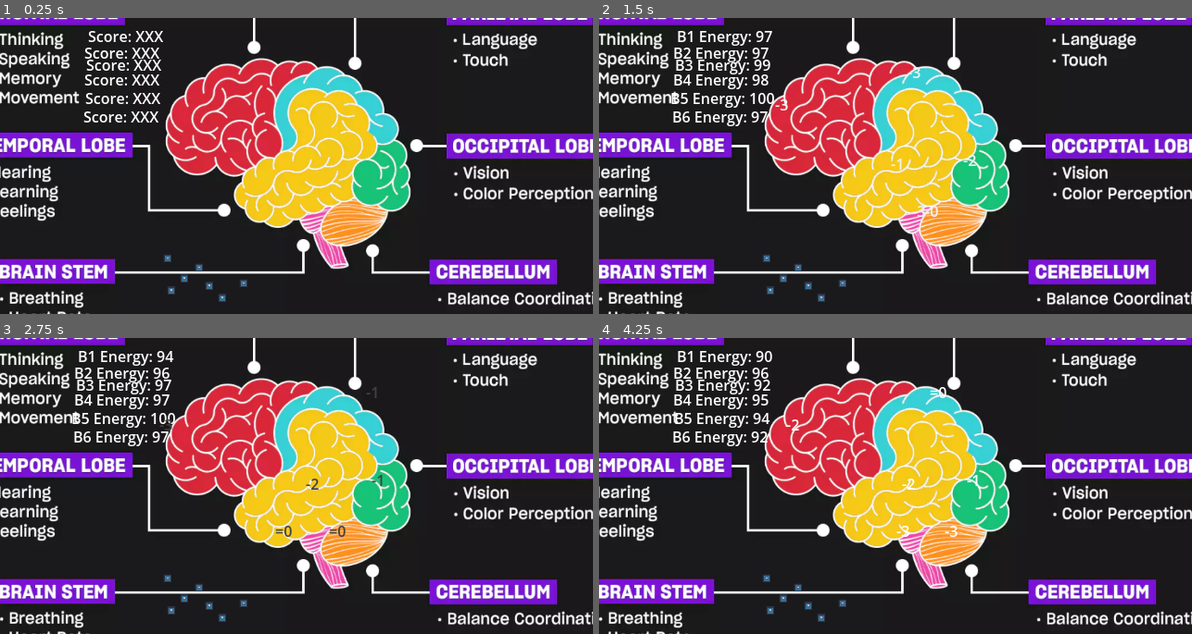
Above: before the commit, frames 1-4 (two rows, left to right).
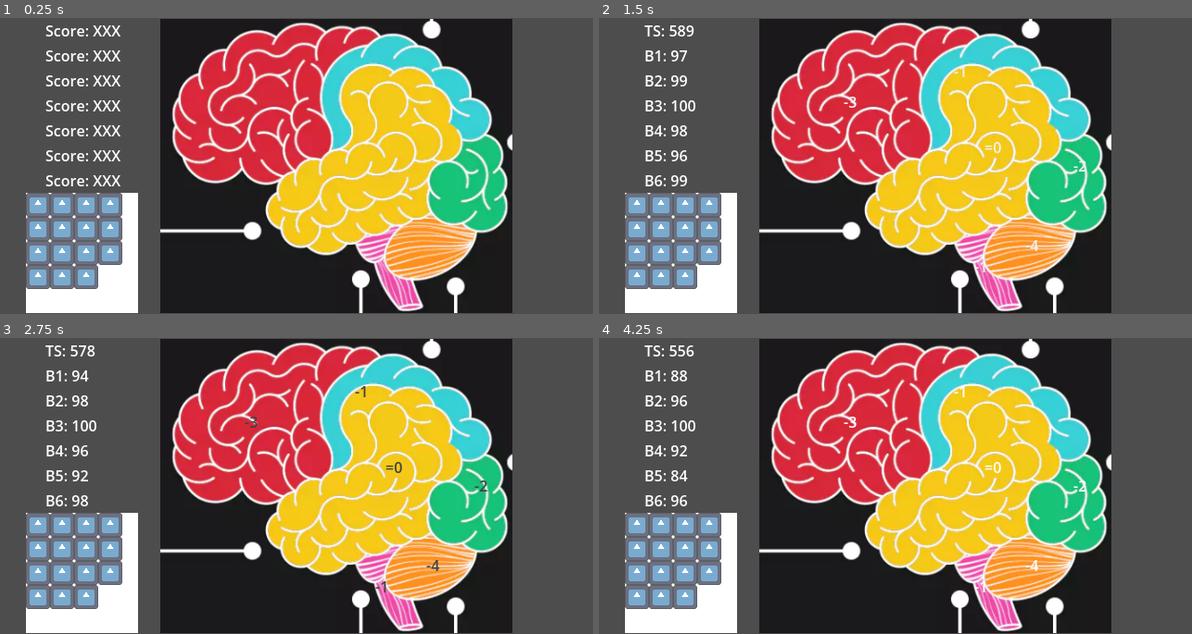
Above: after the commit, the same moments.

Repository: SebastianLRinaldi/DoYouWannaJam2026
Game: Godot game, scene res://root.tscn
Two runs of this game, one before a commit and one after it. Both use one fixed random seed, a clock stepped at 60 frames per second and the inputs below. The engine's default icon, where the game draws it, is replaced by a stand-in: a white triangle on a blue panel in a dark square.
Inputs (mouse positions are in pixels of both pictures, inside the frame that each line leads up to):
- Up to frame 1 (0.25 s): no input
- Up to frame 2 (1.5 s): tap Enter at 0.5 s; move the mouse to (723, 35) at 0.52 s; click (723, 35) at 0.67 s; move the mouse to (676, 23) at 1.27 s; click (676, 23) at 1.42 s
- Up to frame 3 (2.75 s): move the mouse to (124, 373) at 2.02 s; click (124, 373) at 2.17 s
- Up to frame 4 (4.25 s): move the mouse to (676, 361) at 2.77 s; click (676, 361) at 2.92 s; move the mouse to (723, 385) at 3.52 s; click (723, 385) at 3.67 s

The runs differ from the first frame. In frame 1, 75% of the frame differs, in the area x 0-100%, y 0-100%; in frame 2, 75%; in frame 3, 75%; in frame 4, 75%.

Commit message:
fixed for some more dynamic things

Diff:
--- a/root.gd
+++ b/root.gd
@@ -1,5 +1,7 @@
 extends Node2D
 @export var zones: Array[BrainZone]
+
+@onready var total_score: ScoreLabel = %TotalScore
 
 @onready var fl_score: ScoreLabel = %FLScore
 @onready var fl_score_2: ScoreLabel = %FLScore2
@@ -8,15 +10,31 @@
 @onready var fl_score_5: ScoreLabel = %FLScore5
 @onready var fl_score_6: ScoreLabel = %FLScore6
 
+@onready var eletrode_container: Node2D = %EletrodeContainer
+
+const ELECTRODE = preload("uid://bx35ptbx7ue23")
+
+var electrode_count = 15
 
 var total_points = 100
 var points_removed
 
-signal update_energy
 
 # Called when the node enters the scene tree for the first time.
 func _ready() -> void:
-	pass
+	var x = 0
+	var y = 0
+	var x_offset = 13
+	var y_offset = 13
+	for temp_idx in range(electrode_count):
+		var ET = ELECTRODE.instantiate()
+		eletrode_container.add_child(ET)
+		ET.position = Vector2(26*x+x_offset, 26*y+y_offset)
+		x += 1
+		if x >= 4:
+			y += 1
+			x = 0
+
 
 
 # Called every frame. 'delta' is the elapsed time since the previous frame.
@@ -25,12 +43,19 @@
 
 
 func _on_timer_timeout() -> void:
-	zones[0].calc_engery(randi_range(0,3))
-	zones[1].calc_engery(randi_range(0,3))
-	zones[2].calc_engery(randi_range(0,3))
-	zones[3].calc_engery(randi_range(0,3))
-	zones[4].calc_engery(randi_range(0,3))
-	zones[5].calc_engery(randi_range(0,3))
+	#zones[0].calc_engery(randi_range(0,3))
+	#zones[1].calc_engery(randi_range(0,3))
+	#zones[2].calc_engery(randi_range(0,3))
+	#zones[3].calc_engery(randi_range(0,3))
+	#zones[4].calc_engery(randi_range(0,3))
+	#zones[5].calc_engery(randi_range(0,3))
+
+	zones[0].calc_engery(3)
+	zones[1].calc_engery(1)
+	zones[2].calc_engery(0)
+	zones[3].calc_engery(2)
+	zones[4].calc_engery(4)
+	zones[5].calc_engery(1)
 
 	fl_score.update_score("B1", zones[0].energy)
 	fl_score_2.update_score("B2", zones[1].energy)
@@ -39,6 +64,7 @@
 	fl_score_5.update_score("B5", zones[4].energy)
 	fl_score_6.update_score("B6", zones[5].energy)
 
-
-	#for zone in zones:
-		#zone.calc_engery(2)
+	var total = 0
+	for zone in zones:
+		total += zone.energy
+	total_score.update_score("TS", total)
--- a/root.tscn
+++ b/root.tscn
@@ -3,151 +3,147 @@
 [ext_resource type="Script" uid="uid://c1bj2pb7fxvgj" path="res://root.gd" id="1_jnlp7"]
 [ext_resource type="Texture2D" uid="uid://b8npn0b68pipu" path="res://brain_temp.png" id="1_vvh5c"]
 [ext_resource type="PackedScene" uid="uid://cynmgy21bkq3b" path="res://seb_test/score_label.tscn" id="2_pyidc"]
-[ext_resource type="PackedScene" uid="uid://bx35ptbx7ue23" path="res://seb_test/electrode.tscn" id="4_28aoi"]
 [ext_resource type="PackedScene" uid="uid://8o08tf8mnoc7" path="res://seb_test/brain_zone.tscn" id="4_jnlp7"]
+[ext_resource type="PackedScene" uid="uid://3xggxi4t0i6n" path="res://seb_test/floating_score_label.tscn" id="5_jnlp7"]
+
+[sub_resource type="AtlasTexture" id="AtlasTexture_jnlp7"]
+atlas = ExtResource("1_vvh5c")
+region = Rect2(288.3191, 99.07451, 396.82977, 331.28192)
 
 [node name="Root" type="Node2D" unique_id=1361942033 node_paths=PackedStringArray("zones")]
 script = ExtResource("1_jnlp7")
 zones = [NodePath("BrainZone"), NodePath("BrainZone2"), NodePath("BrainZone3"), NodePath("BrainZone4"), NodePath("BrainZone5"), NodePath("BrainZone6")]
 
 [node name="BrainTemp" type="Sprite2D" parent="." unique_id=922941903]
-position = Vector2(348.9206, 192.5625)
-scale = Vector2(0.6992397, 0.70150274)
-texture = ExtResource("1_vvh5c")
+position = Vector2(363, 160)
+scale = Vector2(0.95742476, 0.96052337)
+texture = SubResource("AtlasTexture_jnlp7")
+metadata/_edit_lock_ = true
 
-[node name="FLScore" parent="." unique_id=676694139 instance=ExtResource("2_pyidc")]
+[node name="VBoxContainer" type="VBoxContainer" parent="." unique_id=1658836464]
+offset_left = 49.0
+offset_top = 2.0
+offset_right = 131.0
+offset_bottom = 187.0
+alignment = 1
+
+[node name="TotalScore" parent="VBoxContainer" unique_id=676694139 instance=ExtResource("2_pyidc")]
 unique_name_in_owner = true
-offset_left = 127.0
-offset_top = 37.0
-offset_right = 209.0
-offset_bottom = 60.0
+layout_mode = 2
 text = "Score: XXX"
 fit_content = true
 autowrap_mode = 0
-horizontal_alignment = 1
 vertical_alignment = 1
 
-[node name="FLScore2" parent="." unique_id=1206257340 instance=ExtResource("2_pyidc")]
+[node name="FLScore" parent="VBoxContainer" unique_id=1435402187 instance=ExtResource("2_pyidc")]
 unique_name_in_owner = true
-offset_left = 123.0
-offset_top = 55.0
-offset_right = 205.0
-offset_bottom = 78.0
+layout_mode = 2
 text = "Score: XXX"
 fit_content = true
 autowrap_mode = 0
-horizontal_alignment = 1
 vertical_alignment = 1
 
-[node name="FLScore3" parent="." unique_id=988155399 instance=ExtResource("2_pyidc")]
+[node name="FLScore2" parent="VBoxContainer" unique_id=1206257340 instance=ExtResource("2_pyidc")]
 unique_name_in_owner = true
-offset_left = 125.0
-offset_top = 68.0
-offset_right = 207.0
-offset_bottom = 91.0
+layout_mode = 2
 text = "Score: XXX"
 fit_content = true
 autowrap_mode = 0
-horizontal_alignment = 1
 vertical_alignment = 1
 
-[node name="FLScore4" parent="." unique_id=626233664 instance=ExtResource("2_pyidc")]
+[node name="FLScore3" parent="VBoxContainer" unique_id=988155399 instance=ExtResource("2_pyidc")]
 unique_name_in_owner = true
-offset_left = 123.0
-offset_top = 84.0
-offset_right = 205.0
-offset_bottom = 107.0
+layout_mode = 2
 text = "Score: XXX"
 fit_content = true
 autowrap_mode = 0
-horizontal_alignment = 1
 vertical_alignment = 1
 
-[node name="FLScore5" parent="." unique_id=1278262425 instance=ExtResource("2_pyidc")]
+[node name="FLScore4" parent="VBoxContainer" unique_id=626233664 instance=ExtResource("2_pyidc")]
 unique_name_in_owner = true
-offset_left = 124.0
-offset_top = 104.0
-offset_right = 206.0
-offset_bottom = 127.0
+layout_mode = 2
 text = "Score: XXX"
 fit_content = true
 autowrap_mode = 0
-horizontal_alignment = 1
 vertical_alignment = 1
 
-[node name="FLScore6" parent="." unique_id=2073635822 instance=ExtResource("2_pyidc")]
+[node name="FLScore5" parent="VBoxContainer" unique_id=1278262425 instance=ExtResource("2_pyidc")]
 unique_name_in_owner = true
-offset_left = 122.0
-offset_top = 124.0
-offset_right = 204.0
-offset_bottom = 147.0
+layout_mode = 2
 text = "Score: XXX"
 fit_content = true
 autowrap_mode = 0
-horizontal_alignment = 1
 vertical_alignment = 1
 
-[node name="Electrode" parent="." unique_id=1758843033 instance=ExtResource("4_28aoi")]
-position = Vector2(257.92056, 318.5625)
-
-[node name="BrainZone" parent="." unique_id=3999878 instance=ExtResource("4_jnlp7")]
-position = Vector2(244.92056, 133.56248)
-
-[node name="CollisionPolygon2D" type="CollisionPolygon2D" parent="BrainZone" unique_id=903504813]
-polygon = PackedVector2Array(127, -50, 102, -38, 82, -22, 81, -2, 83, 11, 87, 18, 90, 27, 89, 39, 81, 44, 63, 49, 61, 55, 54, 55, 48, 62, 43, 63, 32, 62, 21, 52, 10, 62, -6, 63, -19, 55, -32, 35, -33, 15, -30, 0, -22, -14, -13, -20, -8, -30, 1, -37, 9, -39, 22, -50, 35, -52, 47, -48, 64, -59, 77, -57, 85, -52, 99, -57, 108, -55, 119, -56)
-
-[node name="BrainZone2" parent="." unique_id=353771261 instance=ExtResource("4_jnlp7")]
-position = Vector2(396.92056, 98.562485)
-
-[node name="CollisionPolygon2D" type="CollisionPolygon2D" parent="BrainZone2" unique_id=1729466368]
-polygon = PackedVector2Array(38, 56, 44, 62, 50, 66, 64, 59, 64, 42, 49, 32, 43, 17, 29, 9, 17, -3, 6, -9, -9, -16, -22, -13, -28, -8, -36, -6, -63, 13, -66, 21, -66, 43, -59, 64, -60, 74, -52, 70, -47, 61, -47, 55, -53, 43, -55, 31, -52, 19, -44, 10, -32, 5, -18, 5, -12, 10, -4, 8, 4, 8, 15, 14, 21, 24, 28, 29, 33, 38, 34, 47)
-
-[node name="BrainZone3" parent="." unique_id=870899028 instance=ExtResource("4_jnlp7")]
-position = Vector2(362.92056, 197.56248)
-
-[node name="CollisionPolygon2D" type="CollisionPolygon2D" parent="BrainZone3" unique_id=1180570022]
-polygon = PackedVector2Array(-35, -15, -50, -15, -56, -8, -65, -6, -71, 9, -76, 16, -76, 28, -67, 37, -65, 46, -46, 51, -32, 57, -16, 50, -7, 47, 1, 41, 20, 34, 33, 31, 49, 26, 49, 19, 46, 4, 49, -7, 54, -16, 64, -18, 72, -24, 75, -32, 65, -45, 63, -65, 52, -75, 37, -89, 25, -86, 21, -85, 1, -90, -13, -80, -18, -69, -15, -54, -8, -42, -10, -29, -18, -23, -25, -23, -31, -19)
-
-[node name="BrainZone4" parent="." unique_id=1169241009 instance=ExtResource("4_jnlp7")]
-position = Vector2(443.92056, 193.56248)
-
-[node name="CollisionPolygon2D" type="CollisionPolygon2D" parent="BrainZone4" unique_id=1854902719]
-polygon = PackedVector2Array(-3, -27, -7, -17, -13, -11, -21, -10, -26, -6, -30, 1, -29, 13, -28, 28, -17, 36, -4, 36, 10, 43, 19, 40, 29, 29, 27, 14, 29, 4, 23, -6, 26, -20, 21, -27, 14, -31, 5, -27)
-
-[node name="BrainZone5" parent="." unique_id=1230116533 instance=ExtResource("4_jnlp7")]
-position = Vector2(409.92056, 248.56248)
-
-[node name="CollisionPolygon2D" type="CollisionPolygon2D" parent="BrainZone5" unique_id=1549436727]
-polygon = PackedVector2Array(5, -24, -8, -19, -19, -15, -24, -6, -29, 2, -30, 9, -28, 17, -22, 21, -14, 24, -4, 26, 9, 23, 17, 20, 23, 14, 31, 8, 37, 2, 42, -9, 35, -13, 29, -16, 23, -16, 17, -16, 9, -18)
-
-[node name="BrainZone6" parent="." unique_id=17587858 instance=ExtResource("4_jnlp7")]
-position = Vector2(366.92056, 248.56248)
-
-[node name="CollisionPolygon2D" type="CollisionPolygon2D" parent="BrainZone6" unique_id=146113266]
-polygon = PackedVector2Array(11, 10, 11, 17, 15, 21, 21, 25, 33, 29, 37, 42, 40, 49, 28, 50, 18, 44, 11, 33, 7, 19, 3, 12, -5, 8, -10, 2, -10, -2, -6, -6, -2, -8, 9.490807, -8.796322, 15, -11, 19, -15, 20, -12, 14, -6, 12, 3)
-
-[node name="Electrode2" parent="." unique_id=1917769275 instance=ExtResource("4_28aoi")]
-position = Vector2(213, 289)
-
-[node name="Electrode3" parent="." unique_id=116748918 instance=ExtResource("4_28aoi")]
-position = Vector2(247, 299)
-
-[node name="Electrode4" parent="." unique_id=1418945681 instance=ExtResource("4_28aoi")]
-position = Vector2(295, 316)
-
-[node name="Electrode5" parent="." unique_id=1712858312 instance=ExtResource("4_28aoi")]
-position = Vector2(216.92056, 323.5625)
-
-[node name="Electrode6" parent="." unique_id=1430068443 instance=ExtResource("4_28aoi")]
-position = Vector2(271.92056, 331.5625)
-
-[node name="Electrode7" parent="." unique_id=113829202 instance=ExtResource("4_28aoi")]
-position = Vector2(230.92056, 310.5625)
+[node name="FLScore6" parent="VBoxContainer" unique_id=2073635822 instance=ExtResource("2_pyidc")]
+unique_name_in_owner = true
+layout_mode = 2
+text = "Score: XXX"
+fit_content = true
+autowrap_mode = 0
+vertical_alignment = 1
 
 [node name="Timer" type="Timer" parent="." unique_id=857581948]
 autostart = true
 
 [node name="Camera2D" type="Camera2D" parent="." unique_id=129266971]
-position = Vector2(352, 189)
+position = Vector2(320, 160)
+
+[node name="EletrodeContainer" type="Node2D" parent="." unique_id=594074508]
+unique_name_in_owner = true
+position = Vector2(28, 189)
+
+[node name="ColorRect" type="ColorRect" parent="EletrodeContainer" unique_id=2001571162]
+offset_right = 121.0
+offset_bottom = 129.62317
+mouse_filter = 2
+
+[node name="BrainZone" parent="." unique_id=3999878 instance=ExtResource("4_jnlp7")]
+
+[node name="FloatingScoreLabel" parent="BrainZone" unique_id=168567885 instance=ExtResource("5_jnlp7")]
+position = Vector2(264, 79)
+
+[node name="CollisionPolygon2D" type="CollisionPolygon2D" parent="BrainZone" unique_id=1533514274]
+polygon = PackedVector2Array(342, 82, 344, 61, 354, 48, 370, 34, 392, 25, 403, 20, 384, 16, 350, 17, 328, 14, 268, 21, 225, 49, 203, 74, 194, 103, 191, 137, 204, 156, 226, 169, 261, 157, 283, 173, 305, 168, 323, 150, 346, 142, 353, 123, 343, 101)
+
+[node name="BrainZone2" parent="." unique_id=1432211447 instance=ExtResource("4_jnlp7")]
+
+[node name="FloatingScoreLabel" parent="BrainZone2" unique_id=82999669 instance=ExtResource("5_jnlp7")]
+position = Vector2(383, 46)
+
+[node name="CollisionPolygon2D" type="CollisionPolygon2D" parent="BrainZone2" unique_id=892175859]
+polygon = PackedVector2Array(361, 139, 360, 123, 356, 110, 351, 100, 350, 82, 360, 55, 382, 37, 402, 29, 426, 23, 452, 35, 469, 47, 480, 58, 496, 63, 503, 81, 514, 94, 523, 104, 523, 117, 513, 128, 500, 124, 489, 111, 491, 89, 473, 71, 465, 59, 448, 50, 425, 54, 410, 47, 383, 50, 373, 60, 366, 73, 363, 87, 369, 105, 375, 116, 376, 128, 370, 135)
+
+[node name="BrainZone3" parent="." unique_id=1264638005 instance=ExtResource("4_jnlp7")]
+
+[node name="FloatingScoreLabel" parent="BrainZone3" unique_id=350827634 instance=ExtResource("5_jnlp7")]
+position = Vector2(416, 128)
+
+[node name="CollisionPolygon2D" type="CollisionPolygon2D" parent="BrainZone3" unique_id=904604151]
+polygon = PackedVector2Array(389, 60, 403, 55, 419, 65, 443, 57, 463, 73, 478, 89, 480, 111, 490, 126, 489, 141, 481, 150, 462, 159, 457, 173, 456, 192, 458, 207, 448, 212, 434, 220, 417, 218, 410, 228, 396, 228, 384, 238, 366, 240, 361, 248, 346, 251, 333, 240, 318, 242, 308, 228, 297, 219, 293, 205, 298, 194, 308, 176, 318, 169, 329, 162, 340, 157, 353, 155, 361, 148, 373, 149, 381, 134, 385, 111, 376, 102, 372, 84, 374, 73, 380, 67)
+
+[node name="BrainZone4" parent="." unique_id=628636662 instance=ExtResource("4_jnlp7")]
+
+[node name="FloatingScoreLabel" parent="BrainZone4" unique_id=690667430 instance=ExtResource("5_jnlp7")]
+position = Vector2(512, 148)
+
+[node name="CollisionPolygon2D" type="CollisionPolygon2D" parent="BrainZone4" unique_id=1208704948]
+polygon = PackedVector2Array(502, 135, 517, 135, 523, 129, 535, 138, 537, 149, 535, 159, 539, 169, 542, 181, 539, 189, 543, 197, 542, 208, 536, 220, 525, 226, 511, 226, 501, 217, 489, 218, 476, 213, 468, 204, 465, 194, 466, 181, 468, 170, 476, 161, 486, 158, 494, 152, 499, 144)
+
+[node name="BrainZone5" parent="." unique_id=563041018 instance=ExtResource("4_jnlp7")]
+
+[node name="FloatingScoreLabel" parent="BrainZone5" unique_id=638343944 instance=ExtResource("5_jnlp7")]
+position = Vector2(460, 234)
+
+[node name="CollisionPolygon2D" type="CollisionPolygon2D" parent="BrainZone5" unique_id=1828832147]
+polygon = PackedVector2Array(465, 213, 455, 222, 442, 225, 432, 234, 423, 247, 421, 260, 423, 270, 434, 276, 451, 279, 467, 276, 481, 270, 490, 263, 500, 252, 506, 240, 506, 232, 498, 225, 484, 226, 471, 223)
+
+[node name="BrainZone6" parent="." unique_id=1346384142 instance=ExtResource("4_jnlp7")]
+
+[node name="FloatingScoreLabel" parent="BrainZone6" unique_id=185703607 instance=ExtResource("5_jnlp7")]
+position = Vector2(405, 257)
+
+[node name="CollisionPolygon2D" type="CollisionPolygon2D" parent="BrainZone6" unique_id=589757669]
+polygon = PackedVector2Array(426, 228, 420, 235, 414, 245, 411, 257, 413, 267, 422, 279, 435, 283, 443, 286, 447, 298, 452, 310, 442, 313, 432, 311, 424, 301, 416, 289, 409, 272, 405, 264, 397, 260, 390, 251, 386, 244, 397, 237, 407, 237, 417, 233, 423, 227)
 
 [connection signal="timeout" from="Timer" to="." method="_on_timer_timeout"]
--- a/seb_test/brain_zone.gd
+++ b/seb_test/brain_zone.gd
@@ -1,7 +1,8 @@
 class_name BrainZone
 extends Area2D
 
-@onready var floating_score_label: FloatingScoreLabel = %FloatingScoreLabel
+@onready var floating_score_label: FloatingScoreLabel = $FloatingScoreLabel
+
 
 var energy = 100
 var connected_nodes = []
@@ -31,13 +32,13 @@
 
 func float_points(points:int, sign:String):
 	floating_score_label.add_floating_label(sign + str(points))
-	floating_score_label.text = str(energy)
+	#floating_score_label.text = str(energy)
 
-func _on_area_entered(area: Area2D) -> void:
+func _on_area_entered(area: Electrode) -> void:
 	#print(self, "entered")
 	connected_nodes.append(area)
 
 
-func _on_area_exited(area: Area2D) -> void:
+func _on_area_exited(area: Electrode) -> void:
 	#print(self, "exited")
 	connected_nodes.erase(area)
--- a/seb_test/brain_zone.tscn
+++ b/seb_test/brain_zone.tscn
@@ -1,13 +1,9 @@
 [gd_scene format=3 uid="uid://8o08tf8mnoc7"]
 
 [ext_resource type="Script" uid="uid://wt5e3vc414mk" path="res://seb_test/brain_zone.gd" id="1_sr5a5"]
-[ext_resource type="PackedScene" uid="uid://3xggxi4t0i6n" path="res://seb_test/floating_score_label.tscn" id="2_w7syh"]
 
 [node name="BrainZone" type="Area2D" unique_id=3999878]
 script = ExtResource("1_sr5a5")
-
-[node name="FloatingScoreLabel" parent="." unique_id=2029776562 instance=ExtResource("2_w7syh")]
-unique_name_in_owner = true
 
 [connection signal="area_entered" from="." to="." method="_on_area_entered"]
 [connection signal="area_exited" from="." to="." method="_on_area_exited"]
--- a/seb_test/electrode.gd
+++ b/seb_test/electrode.gd
@@ -1,9 +1,12 @@
-extends Node2D
+class_name Electrode
+extends Area2D
 @onready var floating_score_label: FloatingScoreLabel = %FloatingScoreLabel
 
+@onready var mouse_area_2d: Area2D = %MouseArea2D
 
 var selected = false
 var mouse_offset = Vector2(0, 0)
+
 
 
 func _process(delta):
@@ -19,8 +22,7 @@
 	floating_score_label.add_floating_label(str(points))
 
 
-
-func _on_input_event(viewport: Node, event: InputEvent, shape_idx: int) -> void:
+func _on_mouse_area_2d_input_event(viewport: Node, event: InputEvent, shape_idx: int) -> void:
 	if event is InputEventMouseButton and event.button_index == MOUSE_BUTTON_LEFT:
 		if event.pressed:
 			mouse_offset = position - get_global_mouse_position()
--- a/seb_test/electrode.tscn
+++ b/seb_test/electrode.tscn
@@ -5,7 +5,10 @@
 [ext_resource type="Texture2D" uid="uid://j6haidynkg8t" path="res://icon.svg" id="2_qca1a"]
 
 [sub_resource type="CircleShape2D" id="CircleShape2D_pst50"]
-radius = 5.0
+radius = 1.0
+
+[sub_resource type="CircleShape2D" id="CircleShape2D_gx3r7"]
+radius = 15.033297
 
 [node name="Electrode" type="Area2D" unique_id=1752233141]
 script = ExtResource("1_5y8qt")
@@ -14,21 +17,18 @@
 shape = SubResource("CircleShape2D_pst50")
 
 [node name="FloatingScoreLabel" parent="." unique_id=2029776562 instance=ExtResource("2_pst50")]
-unique_name_in_owner = true
-anchors_preset = 8
-anchor_left = 0.5
-anchor_top = 0.5
-anchor_right = 0.5
-anchor_bottom = 0.5
-offset_left = -0.5
-offset_right = 0.5
 
 [node name="Sprite2D" type="Sprite2D" parent="." unique_id=522057051]
 modulate = Color(1, 1, 1, 0.7294118)
-position = Vector2(0, -1.9073486e-06)
-scale = Vector2(0.0703125, 0.0703125)
+position = Vector2(1.5795231e-06, -3.427267e-07)
+scale = Vector2(0.20312501, 0.203125)
 texture = ExtResource("2_qca1a")
 
-[connection signal="area_entered" from="." to="." method="_on_area_entered"]
-[connection signal="area_exited" from="." to="." method="_on_area_exited"]
-[connection signal="input_event" from="." to="." method="_on_input_event"]
+[node name="MouseArea2D" type="Area2D" parent="." unique_id=127795579]
+unique_name_in_owner = true
+z_as_relative = false
+
+[node name="CollisionShape2D2" type="CollisionShape2D" parent="MouseArea2D" unique_id=1193703021]
+shape = SubResource("CircleShape2D_gx3r7")
+
+[connection signal="input_event" from="MouseArea2D" to="." method="_on_mouse_area_2d_input_event"]
--- a/seb_test/floating_score_label.gd
+++ b/seb_test/floating_score_label.gd
@@ -1,5 +1,5 @@
 class_name FloatingScoreLabel
-extends RichTextLabel
+extends Marker2D
 
 @export var fade_color: Color
 var tween : Tween
@@ -11,10 +11,11 @@
 	float_label.horizontal_alignment = HORIZONTAL_ALIGNMENT_CENTER
 	float_label.z_index = 10
 	float_label.top_level = true
-	float_label.global_position = self.global_position #+ Vector2(50,10)
-	float_label.global_position.x -= float_label.size.x/2.0
-	float_label.global_position.y -= float_label.size. y
-	add_child(float_label)
+	#float_label.global_position = self.global_position #+ Vector2(50,10)
+	#float_label.global_position.x -= float_label.size.x/2.0
+	#float_label.global_position.y -= float_label.size. y
+	float_label.global_position = self.global_position
+	self.add_child(float_label)
 
 	# speed up the previous animation (if any)
 	if tween and tween.is_running():
@@ -24,13 +25,13 @@
 	tween.set_parallel(true) # all parallel by default now
 
 	# Move the float_label up and on a random side
-	var x = randf_range(-50, 50)
-	var y = 0
+	#var x = 0 #randf_range(-50, 50)
+	#var y = 0
 
-	tween. tween_property(float_label, "position:x", x, 1.0).as_relative()
+	#tween. tween_property(float_label, "position:x", x, 1.0).as_relative()
 
 	tween. set_trans (Tween. TRANS_CUBIC) . set_ease(Tween. EASE_IN)
-	tween. tween_property(float_label, "position:y", y, 1.0).as_relative()
+	#tween. tween_property(float_label, "position:y", y, 1.0).as_relative()
 
 	# Change the float_label color and fade it out
 	tween. set_trans (Tween. TRANS_SINE) . set_ease (Tween. EASE_OUT)
--- a/seb_test/floating_score_label.tscn
+++ b/seb_test/floating_score_label.tscn
@@ -2,10 +2,5 @@
 
 [ext_resource type="Script" uid="uid://3uvb1koaqj4g" path="res://seb_test/floating_score_label.gd" id="1_3pkof"]
 
-[node name="FloatingScoreLabel" type="RichTextLabel" unique_id=2029776562]
-anchors_preset = 15
-anchor_right = 1.0
-anchor_bottom = 1.0
-grow_horizontal = 2
-grow_vertical = 2
+[node name="FloatingScoreLabel" type="Marker2D" unique_id=168567885]
 script = ExtResource("1_3pkof")
--- a/seb_test/score_label.gd
+++ b/seb_test/score_label.gd
@@ -10,4 +10,4 @@
 	#
 #
 func update_score(score_name:String, new_score:int):
-	self.text =  score_name + " Energy: " + str(new_score)
+	self.text =  score_name + ": " + str(new_score)
